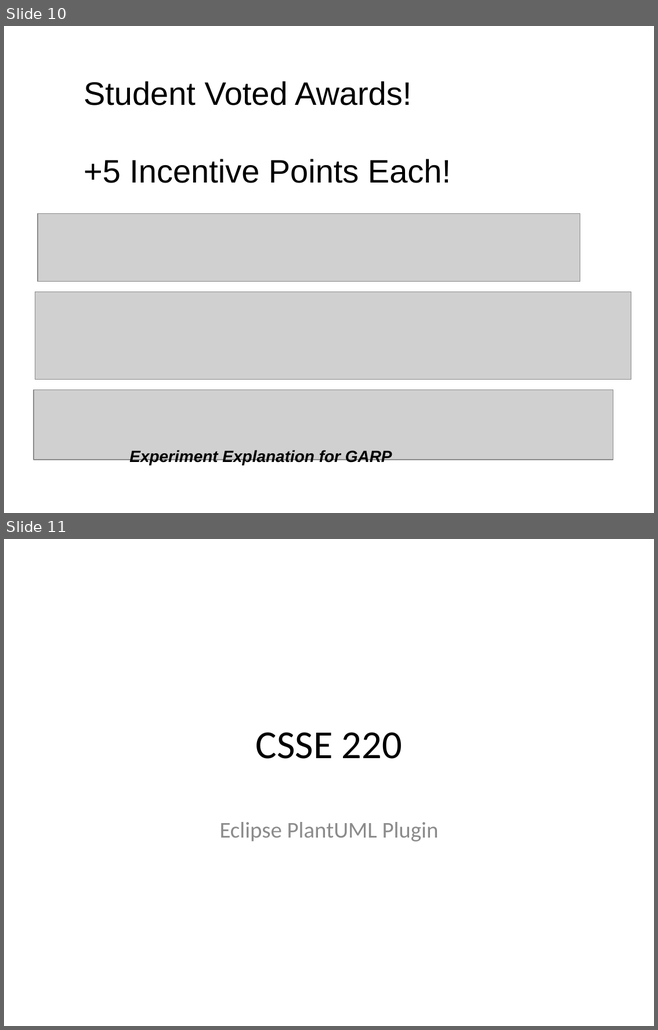
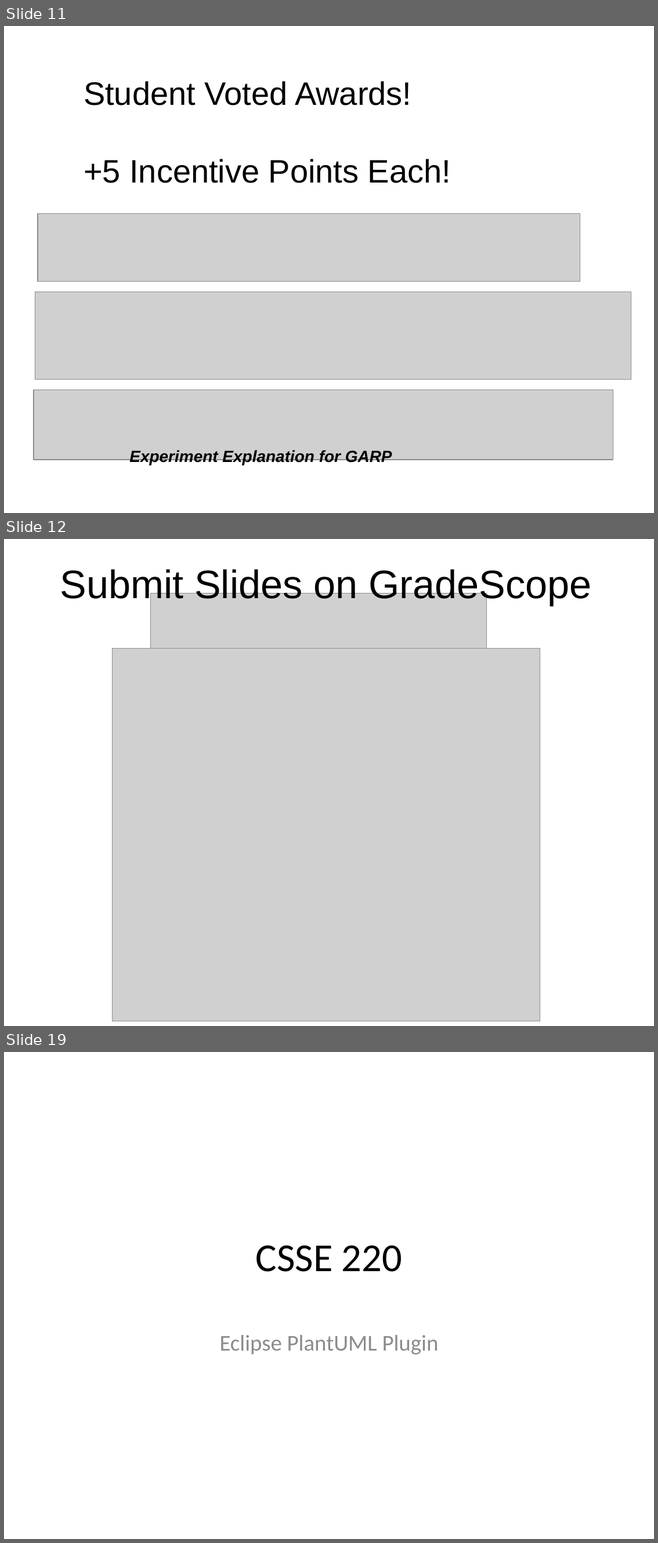
Before and after one commit to RHIT-CSSE/csse220, a slide deck: ClassMaterials/ProjectPresentations/PresentationGuidelinesAndPlantUMLEclipsePlugin.pptx. Shown one above the other, each under a label of ours: slides 10 and 11 before the commit, slides 11, 12 and 19 after it; the slides between them are not shown. The pictures are 658x1030 and 658x1543 pixels, drawn with LibreOffice and Linux fonts; fonts in the diff are those of the drawing; grey boxes stand for pictures. Boxes give left, top, right and bottom in pixels: in the first picture for what was removed or moved away, otherwise in the second. Text is boxed around its words. In the diff, an @@ line names an element or a change of style, - is before the commit and + after.

```diff
--- a/ClassMaterials/ProjectPresentations/PresentationGuidelinesAndPlantUMLEclipsePlugin.pptx
+++ b/ClassMaterials/ProjectPresentations/PresentationGuidelinesAndPlantUMLEclipsePlugin.pptx
@@ slide 12 added at <box>4,539,654,1026</box>, background #FFFFFF @@
@@ text added at <box>60,567,592,606</box>, 44 pt, text #000000 @@
+Submit Slides on GradeScope
@@ picture added at <box>151,594,487,660</box> @@
@@ picture added at <box>112,648,540,1021</box> @@
@@ what was slide 10 is now slide 11 @@
@@ what was slide 11 is now slide 19 @@
```
Also in this commit, not shown: 2 slides changed, 7 other slides added, 5 other files.
